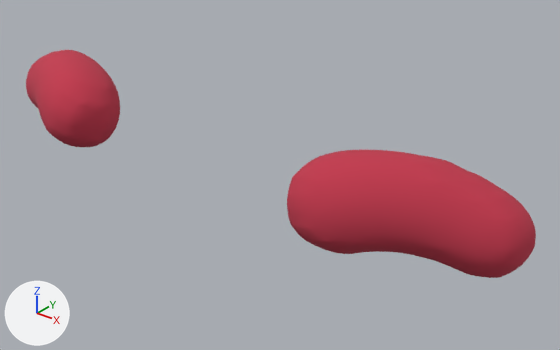
The glTF model public/models/avatar/customization/Eyebrow.001.glb as it was, and as the next commit left it.
Rendered twice from a camera (50 mm lens) standing at (0.316, -0.719, 2.013) and looking at (0.035, -0.368, 1.795). The axes (+X, +Y, +Z) are drawn at lower left. The lights are the same throughout. Where no turn or scale is listed for an object, it has been applied to the vertices.

Names of what the first picture shows: 'EyeBrow.001'.
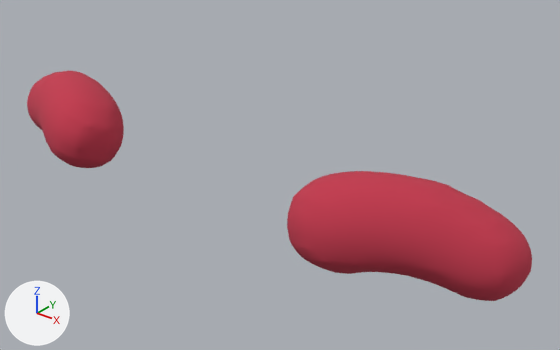
What differs and where, as boxes [x1, y1, x2, y2] in the pictures (560 x 350 px; the box of a moved part takes in the faces that stretch with it):
'EyeBrow.001', reshaped: before [26, 50, 536, 278]; after [27, 71, 532, 301]
part 1 of me_eyebrown_001, moved or reshaped: before [26, 50, 120, 147]; after [27, 71, 124, 168]
part 2 of me_eyebrown_001, moved or reshaped: before [287, 150, 536, 278]; after [287, 171, 532, 301]

The change, as a list of edits to the scene's bpy script:
```text
Change me_eyebrown_001:
    where me_eyebrown_001.from_pydata(...)  # 3900 vertices, 7792 faces; spans x -0.212..0.203, y -0.433..-0.349, z 1.783..1.846
    used by ob_eyebrow_001; location = (0.0, 0.0, 0.0)
    me_eyebrown_001 part 1: the loose piece of 1950 vertices spanning x -0.212..-0.086, y -0.433..-0.349, z 1.785..1.846 is turned 1.7 degrees about the z axis through its middle, then moved by (0.0, 0.0, -0.016)
    me_eyebrown_001 part 2: the loose piece of 1950 vertices spanning x 0.078..0.203, y -0.433..-0.349, z 1.783..1.845 is turned -2.2 degrees about the z axis through its middle, then moved by (0.0, 0.0, -0.013)
```
